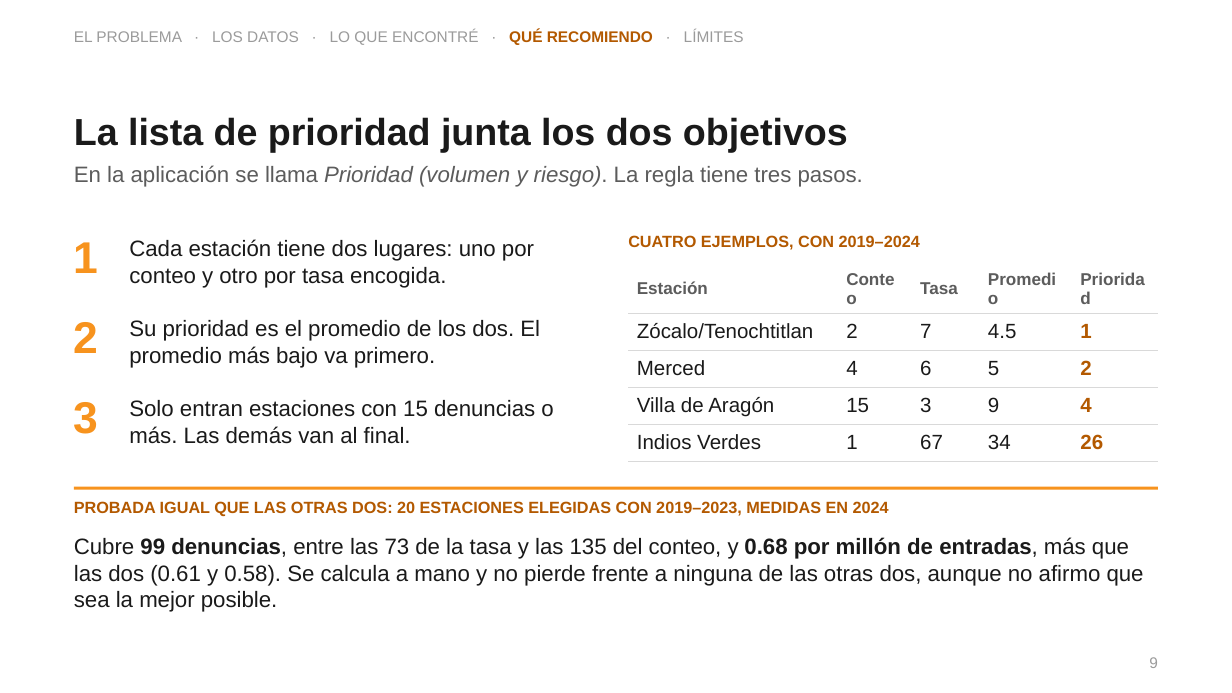
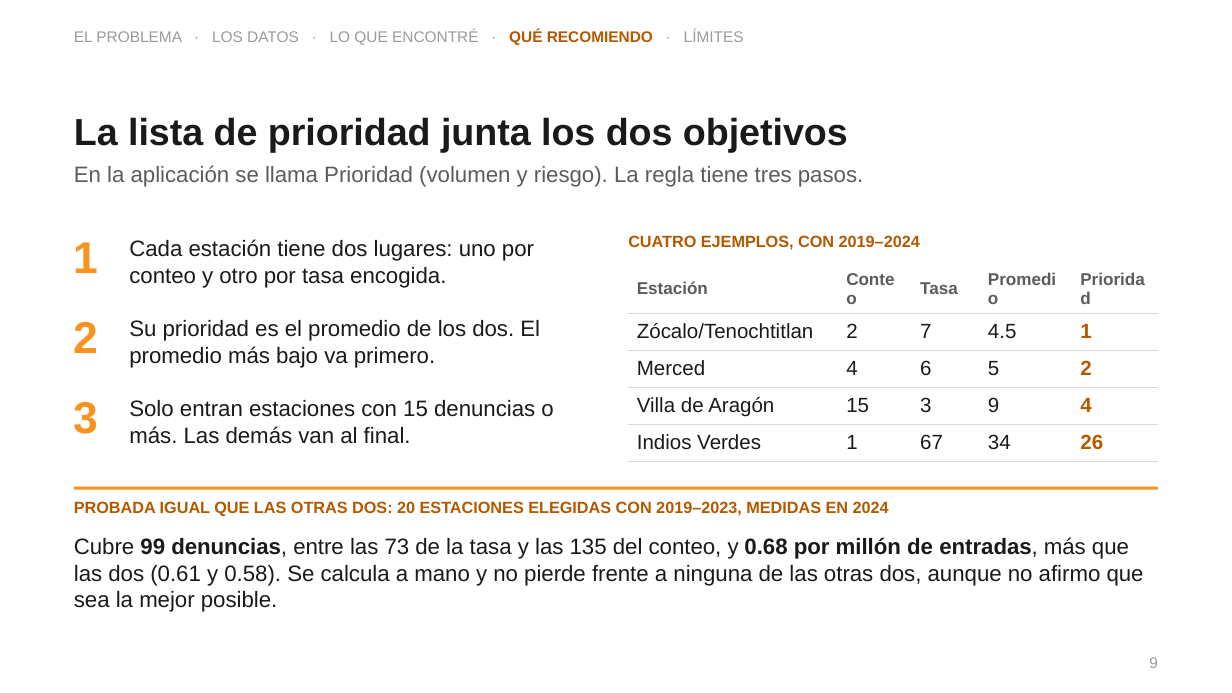
Before and after one commit to sebastiancordoba/caso-inseguridad-cdmx, a slide deck: slide 9 of docs/presentacion/presentacion.pptx. Drawn at 1232x693 pixels with LibreOffice and Linux fonts; fonts in the diff are those of the drawing. Boxes give left, top, right and bottom in pixels: in the first picture for what was removed or moved away, otherwise in the second. Text is boxed around its words. In the diff, an @@ line names an element or a change of style, - is before the commit and + after.

```diff
--- a/docs/presentacion/presentacion.pptx
+++ b/docs/presentacion/presentacion.pptx
@@ text "En la aplicación se llama ..." at (x1=74, y1=165, x2=863, y2=187): italic off in "Prioridad (volumen y riesgo)." @@
```
Also in this commit, not shown: 3 other slides changed, 6 other files.
